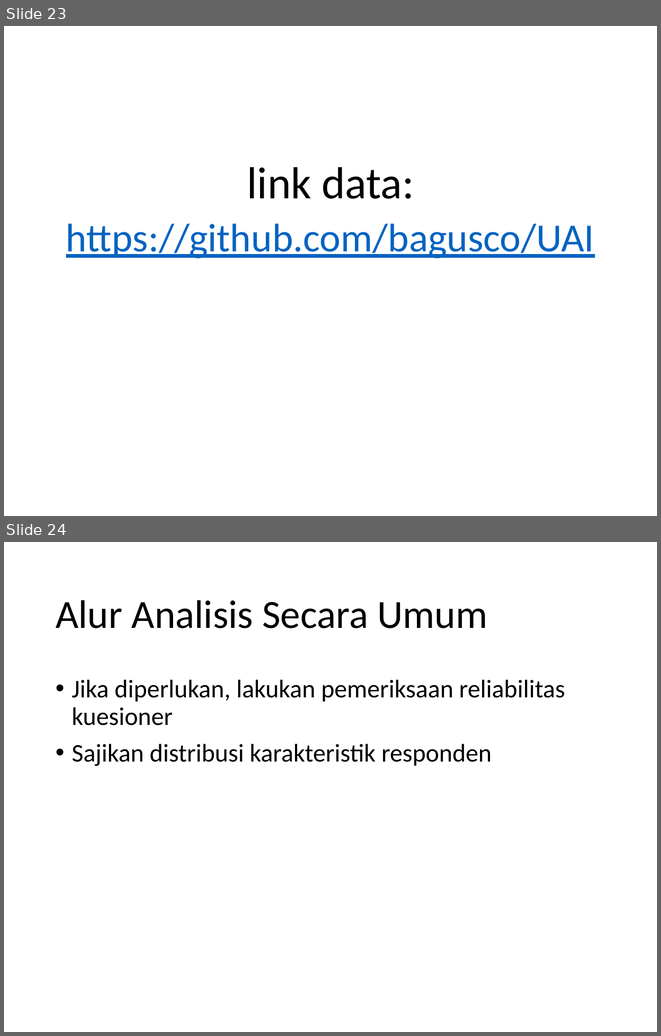
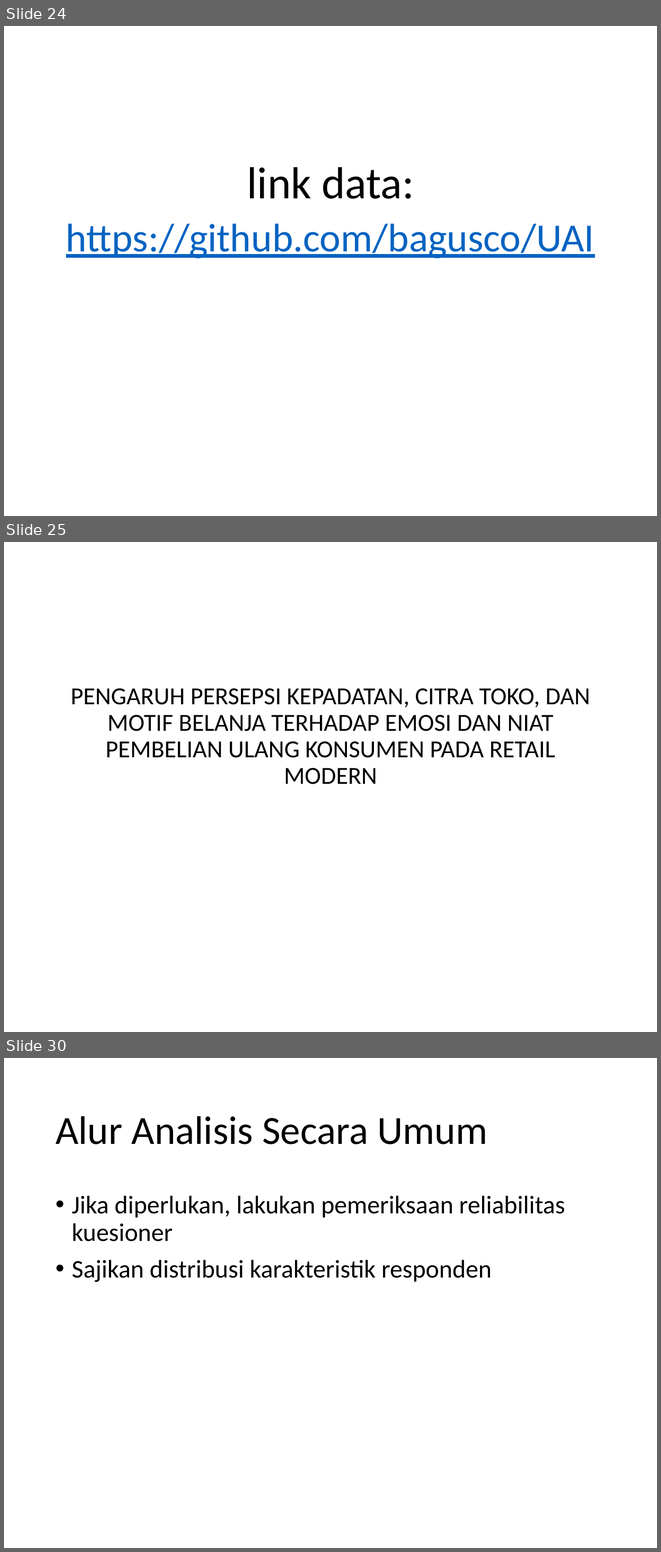
Before and after one commit to bagusco/UAI, a slide deck: Bahan Diskusi di UAI.pptx. Shown one above the other, each under a label of ours: slides 23 and 24 before the commit, slides 24, 25 and 30 after it; the slides between them are not shown. The pictures are 661x1036 and 661x1552 pixels, drawn with LibreOffice and Linux fonts; fonts in the diff are those of the drawing. Boxes give left, top, right and bottom in pixels: in the first picture for what was removed or moved away, otherwise in the second. Text is boxed around its words. In the diff, an @@ line names an element or a change of style, - is before the commit and + after.

```diff
--- a/Bahan Diskusi di UAI.pptx
+++ b/Bahan Diskusi di UAI.pptx
@@ slide 25 added at [4,542,657,1032], background #FFFFFF @@
@@ title added at [71,688,590,784], 27 pt, text #000000 @@
+PENGARUH PERSEPSI KEPADATAN, CITRA TOKO, DAN MOTIF BELANJA TERHADAP EMOSI DAN NIAT PEMBELIAN ULANG KONSUMEN PADA RETAIL MODERN
@@ what was slide 23 is now slide 24 @@
@@ what was slide 24 is now slide 30 @@
```
Also in this commit, not shown: 1 slide changed, 10 other slides added, 2 slides removed.
